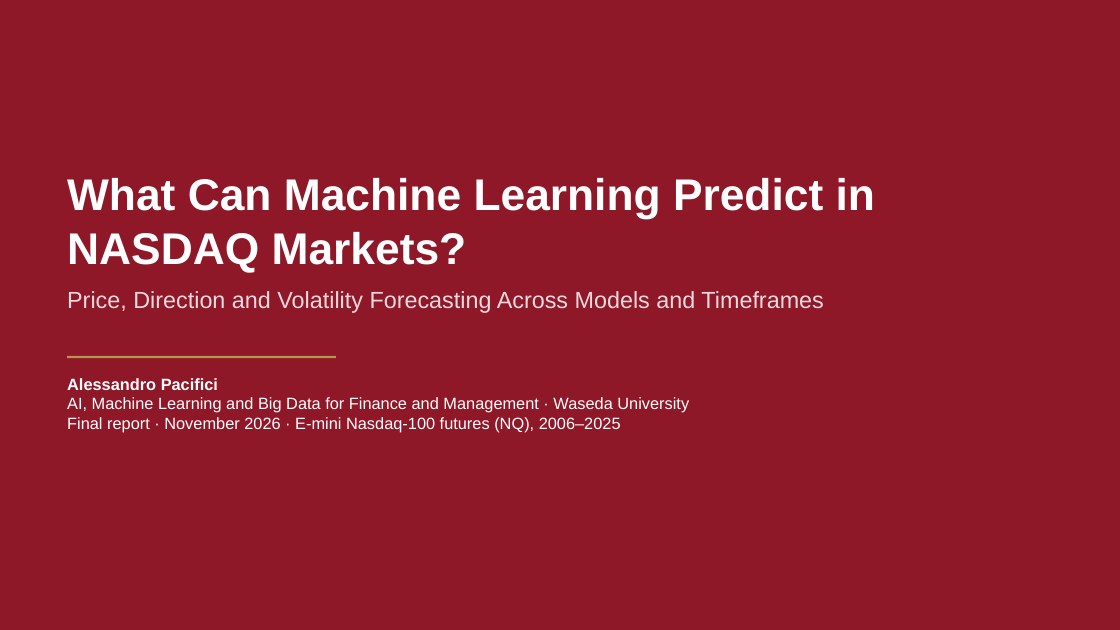
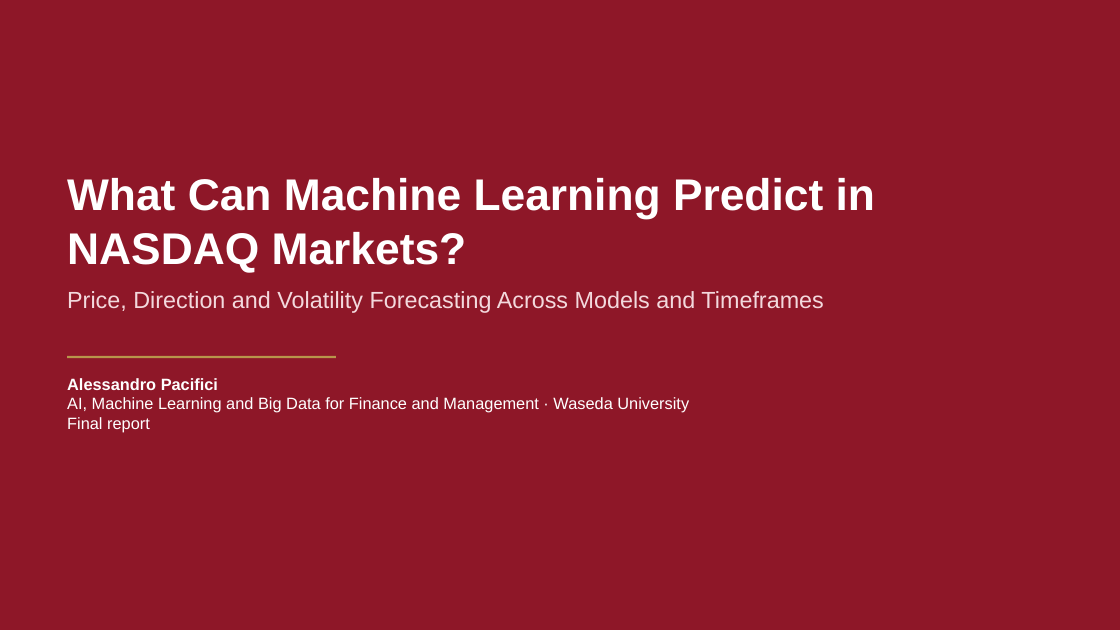
Before and after one commit to Paciooo/Project_ai_ML_bigdata, a slide deck: slide 1 of presentation/NASDAQ_multitarget_report.pptx. Drawn at 1120x630 pixels with LibreOffice and Linux fonts; fonts in the diff are those of the drawing. Boxes give left, top, right and bottom in pixels: in the first picture for what was removed or moved away, otherwise in the second. Text is boxed around its words. In the diff, an @@ line names an element or a change of style, - is before the commit and + after.

```diff
--- a/presentation/NASDAQ_multitarget_report.pptx
+++ b/presentation/NASDAQ_multitarget_report.pptx
@@ text at [67, 417, 150, 433]: text changed @@
-Final report · November 2026 · E-mini Nasdaq-100 futures (NQ), 2006–2025
+Final report
```
Also in this commit, not shown: 9 other slides changed, 4 other files.
